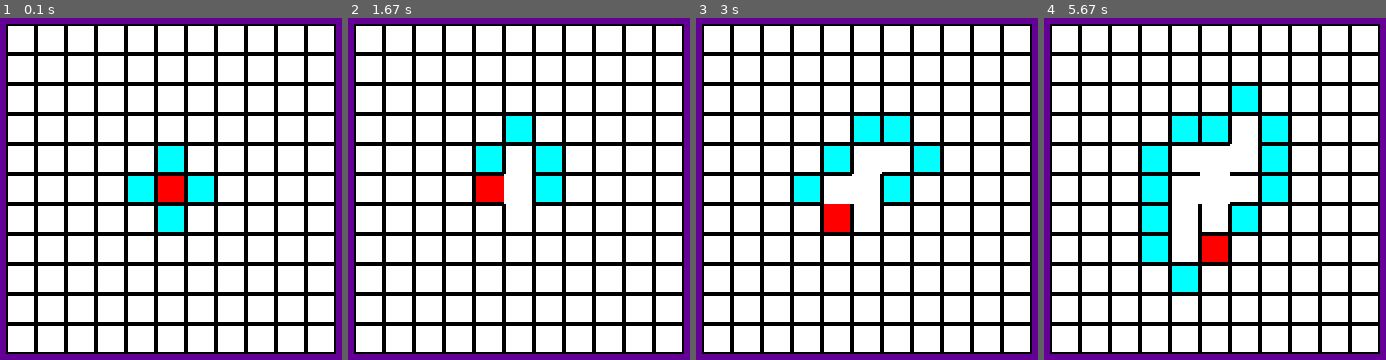
Above: before the commit, frames 1-4 (left to right).
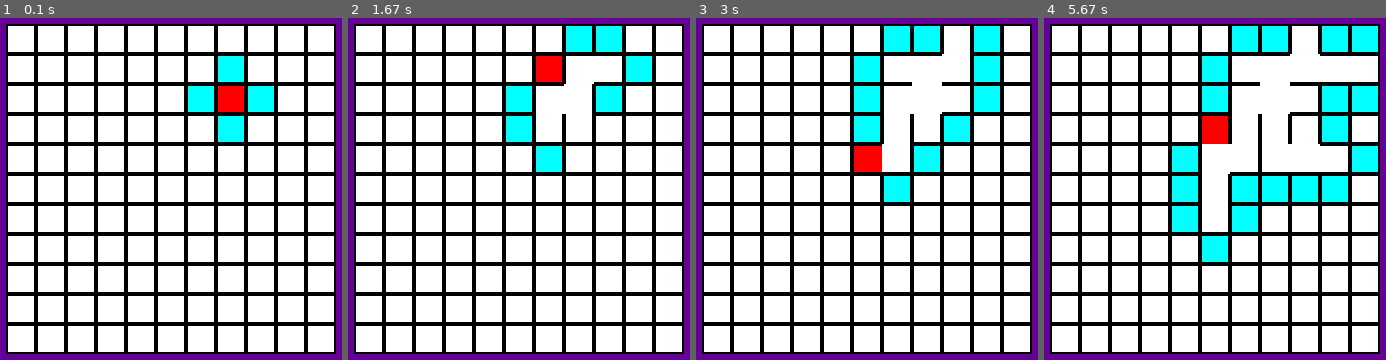
Above: after the commit, the same moments.

Repository: philip-dave/pygame-maze
Game: pygame game, started from maze.py
The game is run twice, just before and just after one commit, with the same random seed, the same clock (stepped at 60 frames per second) and the same inputs.
Inputs:
- Up to frame 1 (0.1 s): no input
- Up to frame 2 (1.67 s): no input
- Up to frame 3 (3 s): no input
- Up to frame 4 (5.67 s): no input

The runs differ from the first frame. In frame 1, 5.8% of the frame differs, in the area x 37-81%, y 11-63%; in frame 2, 5.9%; in frame 3, 8.8%; in frame 4, 17%, in the area x 28-98%, y 2-81%.

Commit message:
Randomizing Starting Position

Diff:
--- a/create_maze.py
+++ b/create_maze.py
@@ -34,7 +34,7 @@
         self.all_cells.draw(self.screen)
         pygame.display.update()
         pygame.display.flip()
-        sleep(0.2)
+        sleep(0.1)
 
     """
     Gets the new frontier from the current position
@@ -105,7 +105,7 @@
 
 
     def create_maze(self):
-        position = [self.max//2,self.max//2]
+        position = [randint(0,self.max-1),randint(0,self.max-1)]
         self.grid[position[0]][position[1]].is_current = True
 
         self.get_new_frontier(position)
